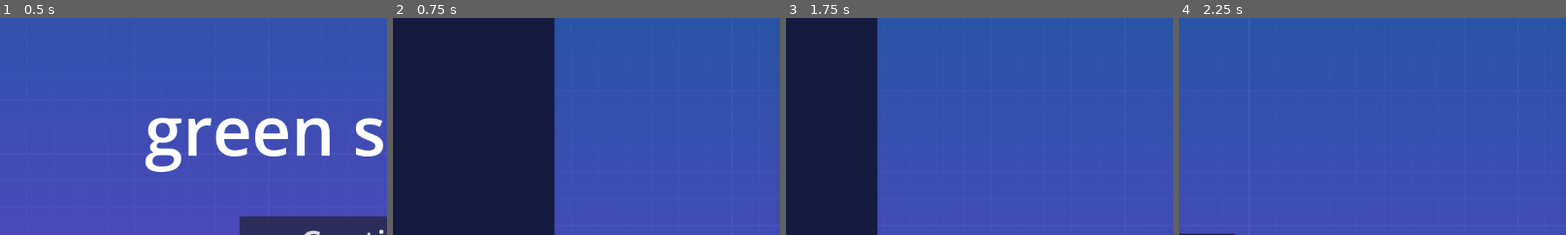
Above: before the commit, frames 1-4 (left to right).
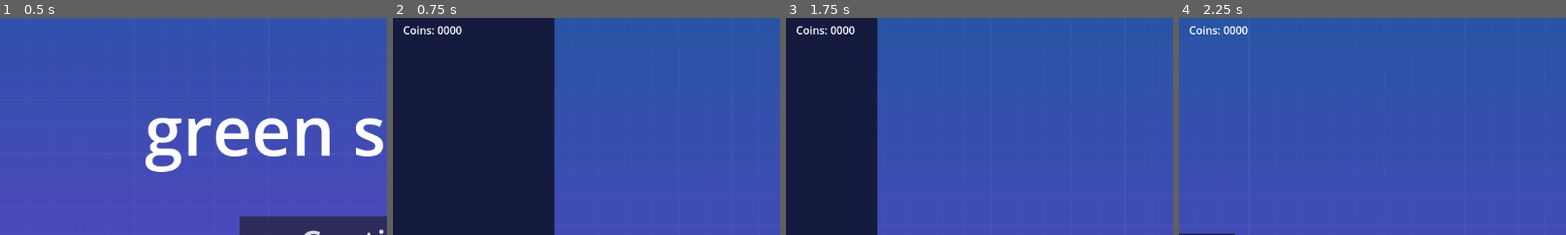
Above: after the commit, the same moments.

Repository: Aoshua/Geometric-2D-Platformer
Game: Godot game, scene res://src/ui/menus/main_menu.tscn
Two runs of this game, one before a commit and one after it. Both use one fixed random seed, a clock stepped at 60 frames per second and the inputs below.
Inputs (mouse positions are % of the whole screen's width and height, from its top left):
- Up to frame 1 (0.5 s): no input
- Up to frame 2 (0.75 s): click "Continue" at 0.5 s
- Up to frame 3 (1.75 s): tap Enter at 1.25 s; move the mouse to (72, 45) at 1.27 s; hold D (move_right) from 1.28 s (still down); click (72, 45) at 1.42 s; tap W (jump) at 1.52 s
- Up to frame 4 (2.25 s): release D (move_right) at 2 s; drag from (30, 55) to (50, 81) at 2.02 s
The pictures show only the part of the screen within x 0-50%, y 1-51%; the shares and areas given below are measured in that part.

Frame 1 is identical in both runs. In frame 2, 0.3% of the frame differs, in the area x 2-18%, y 3-8%; in frame 3, 0.3%; in frame 4, 0.3%.

Commit message:
persist coins

Diff:
--- a/src/actors/player.gd
+++ b/src/actors/player.gd
@@ -17,9 +17,9 @@
 
 
 func update_coin_label():
-	var coin_label = $HUD/Control4/HBoxContainer/CoinsLabel
+	var coin_label = %CoinsLabel
 	if coin_label:
-		coin_label.text = str(Global.coins)
+		coin_label.text = "Coins: " + str(Global.coins).pad_zeros(4)
 
 
 func _on_enemy_detector_area_entered(area: Area2D) -> void:
--- a/src/actors/player.tscn
+++ b/src/actors/player.tscn
@@ -90,6 +90,21 @@
 texture_normal = ExtResource("5_t4sav")
 shape = SubResource("RectangleShape2D_c3rme")
 
+[node name="Control4" type="Control" parent="PlayerControls"]
+layout_mode = 3
+anchors_preset = 0
+offset_left = 15.0
+offset_top = 15.0
+offset_right = 55.0
+offset_bottom = 55.0
+
+[node name="CoinsLabel" type="Label" parent="PlayerControls/Control4"]
+unique_name_in_owner = true
+layout_mode = 2
+offset_right = 10.0
+offset_bottom = 23.0
+text = "Coins: 0000"
+
 [connection signal="area_entered" from="EnemyDetector" to="." method="_on_enemy_detector_area_entered"]
 [connection signal="body_entered" from="EnemyDetector" to="." method="_on_enemy_detector_body_entered"]
 [connection signal="pressed" from="PlayerControls/Control3/PauseButton" to="." method="_on_pause_button_pressed"]
Binary file added: src/coin.png
Not shown, added: src/coin.png.import
Not shown, changed: README.md
